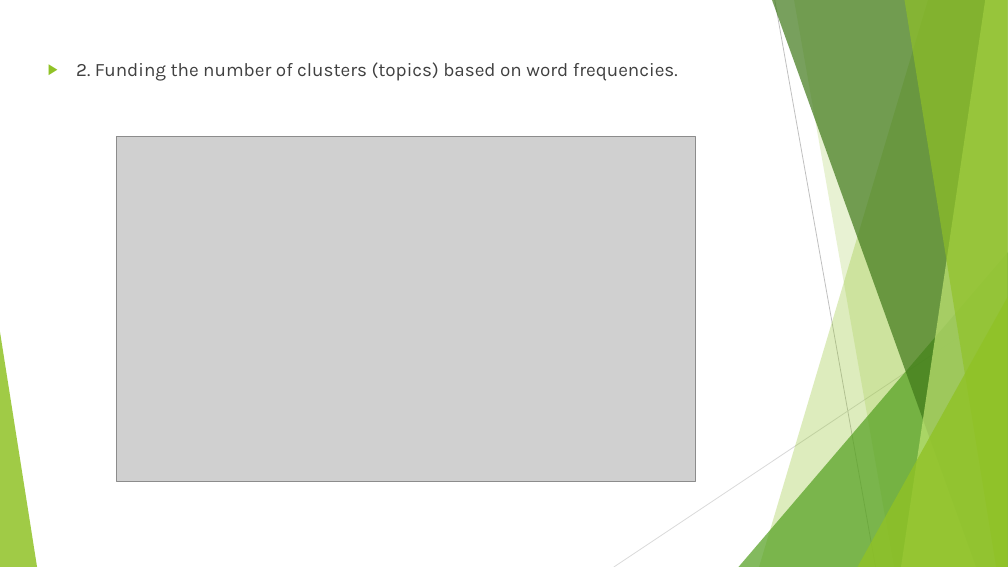
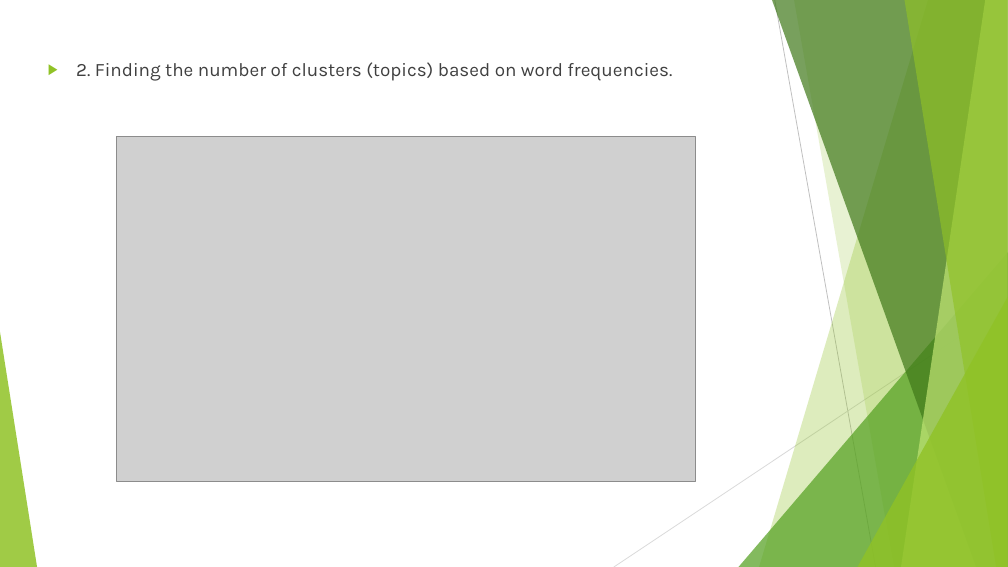
Before and after one commit to nedafirth/GPAI-text-clustering, a slide deck: slide 4 of text-mining/Which initiatives to select.pptx. Drawn at 1008x567 pixels with LibreOffice and Linux fonts; fonts in the diff are those of the drawing; grey boxes stand for pictures. Boxes give left, top, right and bottom in pixels: in the first picture for what was removed or moved away, otherwise in the second. Text is boxed around its words. In the diff, an @@ line names an element or a change of style, - is before the commit and + after.

```diff
--- a/text-mining/Which initiatives to select.pptx
+++ b/text-mining/Which initiatives to select.pptx
@@ text at <box>76,62,672,81</box>: text changed @@
-▶ 2. Funding the number of clusters (topics) based on word frequencies.
+▶ 2. Finding the number of clusters (topics) based on word frequencies.
```
Also in this commit, not shown: 12 other files.
